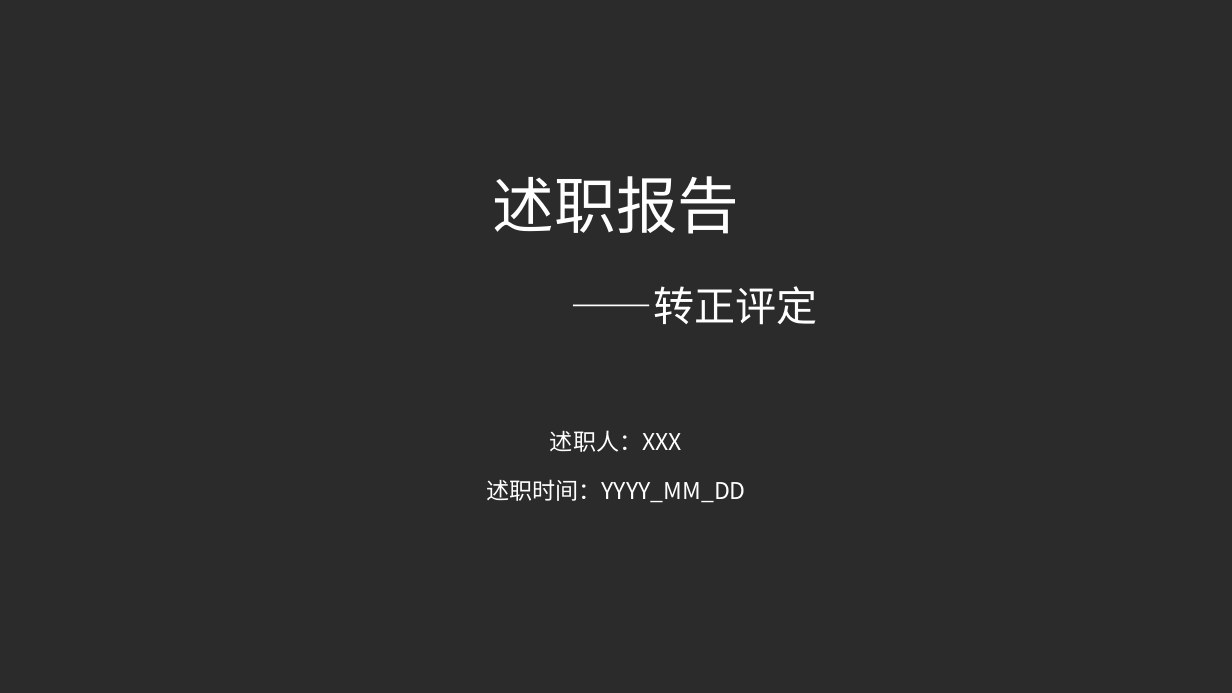
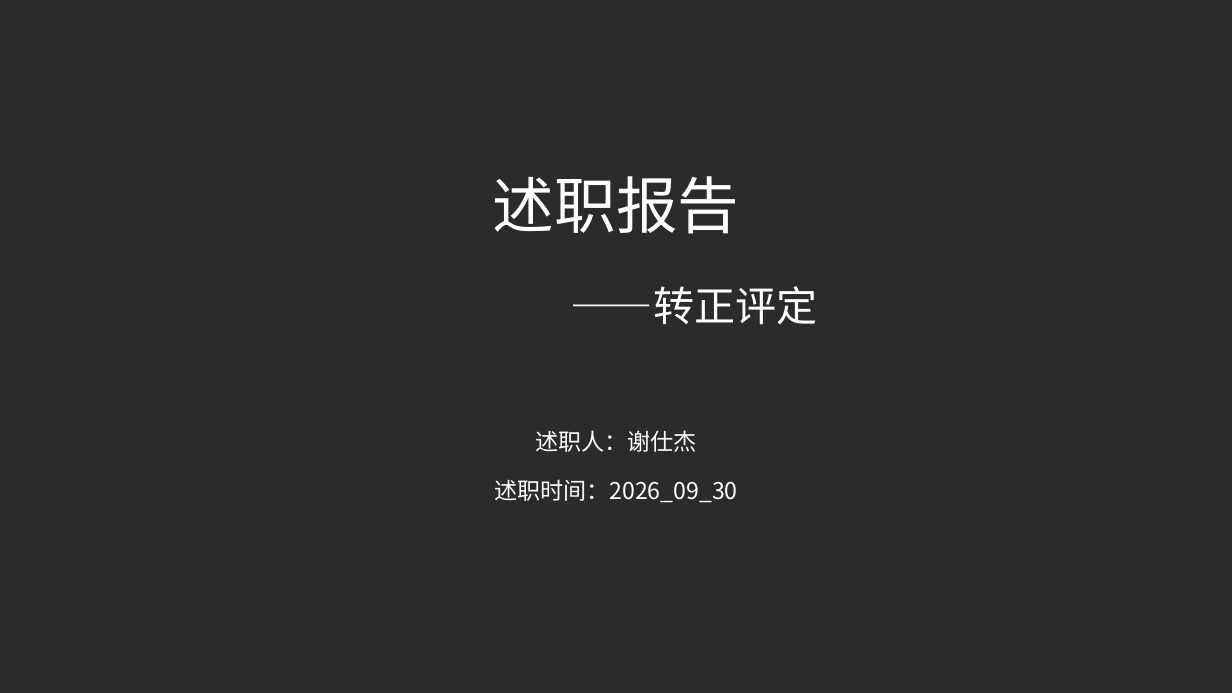
Before and after one commit to xsj957/snooker_app, a slide deck: slide 3 of shuzhi/2026转正述职_测试工程师_谢仕杰.pptx. Drawn at 1232x693 pixels with LibreOffice and Linux fonts; fonts in the diff are those of the drawing; background and template pictures are left out; a plain dark background stands for a picture behind light text. Boxes give left, top, right and bottom in pixels: in the first picture for what was removed or moved away, otherwise in the second. Text is boxed around its words. In the diff, an @@ line names an element or a change of style, - is before the commit and + after.

```diff
--- a/shuzhi/2026转正述职_测试工程师_谢仕杰.pptx
+++ b/shuzhi/2026转正述职_测试工程师_谢仕杰.pptx
@@ text at box(494, 430, 738, 503): text changed @@
-述职人：XXX
-述职时间：YYYY_MM_DD
+述职人：谢仕杰
+述职时间：2026_09_30
```
Also in this commit, not shown: 7 other slides changed, 4 other files.
